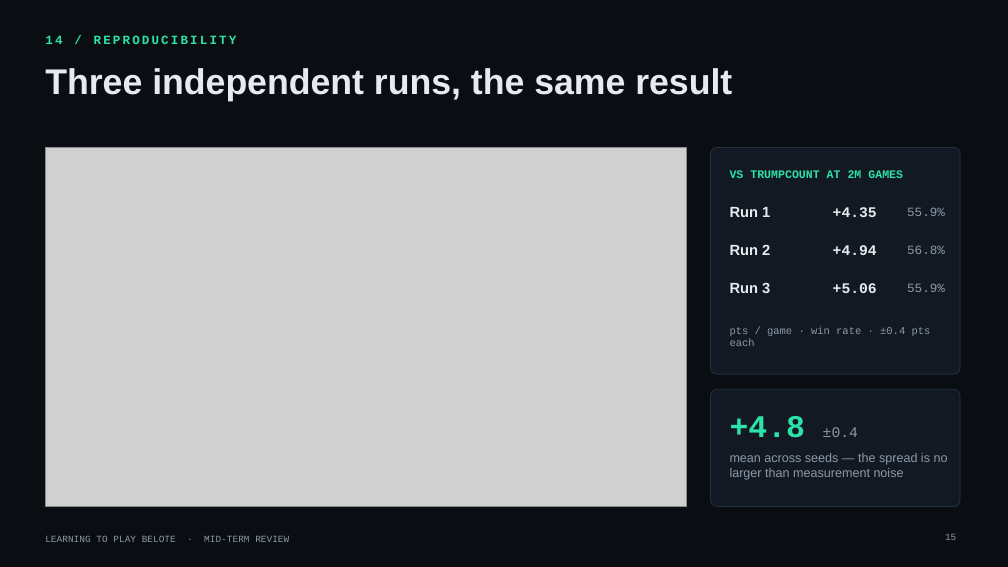
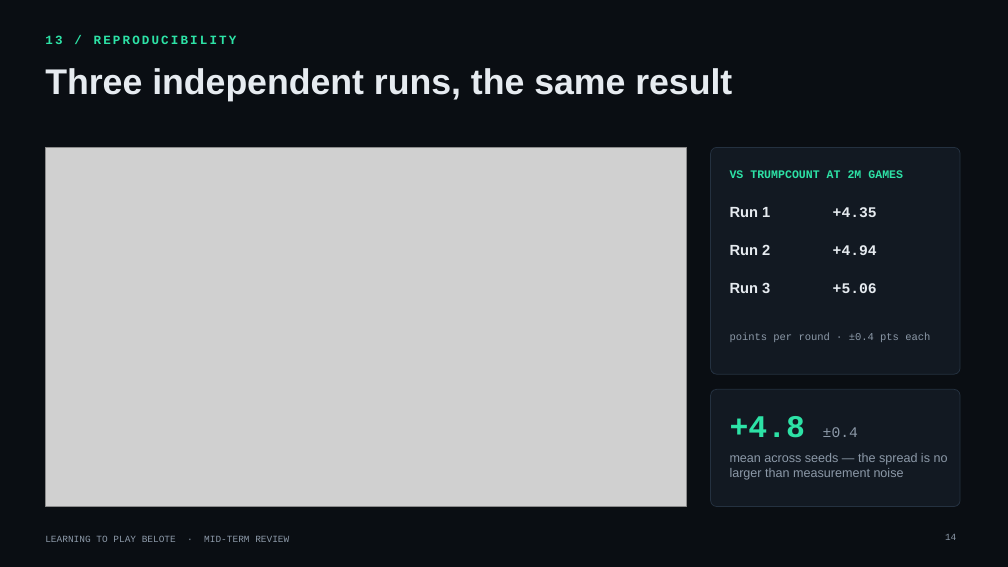
Before and after one commit to yoniBenabou/TwoPlayersBelote, a slide deck: slide 14 of presentation/belote_midterm_v3.pptx (slide 15 before the commit). Drawn at 1008x567 pixels with LibreOffice and Linux fonts; fonts in the diff are those of the drawing; grey boxes stand for pictures; background and template pictures are left out. Boxes give left, top, right and bottom in pixels: in the first picture for what was removed or moved away, otherwise in the second. Text is boxed around its words. In the diff, an @@ line names an element or a change of style, - is before the commit and + after.

```diff
--- a/presentation/belote_midterm_v3.pptx
+++ b/presentation/belote_midterm_v3.pptx
@@ text at [45, 35, 237, 44]: text changed @@
-14 / REPRODUCIBILITY
+13 / REPRODUCIBILITY
@@ text removed at [907, 207, 945, 216] @@
-55.9%
@@ text removed at [907, 245, 945, 254] @@
-56.8%
@@ text removed at [907, 283, 945, 292] @@
-55.9%
@@ text at [730, 333, 930, 342]: text changed @@
-pts / game · win rate · ±0.4 pts each
+points per round · ±0.4 pts each
@@ page number at [945, 534, 956, 540]: text changed @@
-15
+14
```
Also in this commit, not shown: 6 other slides changed, 1 slide added, 2 slides removed, 1 other file.
